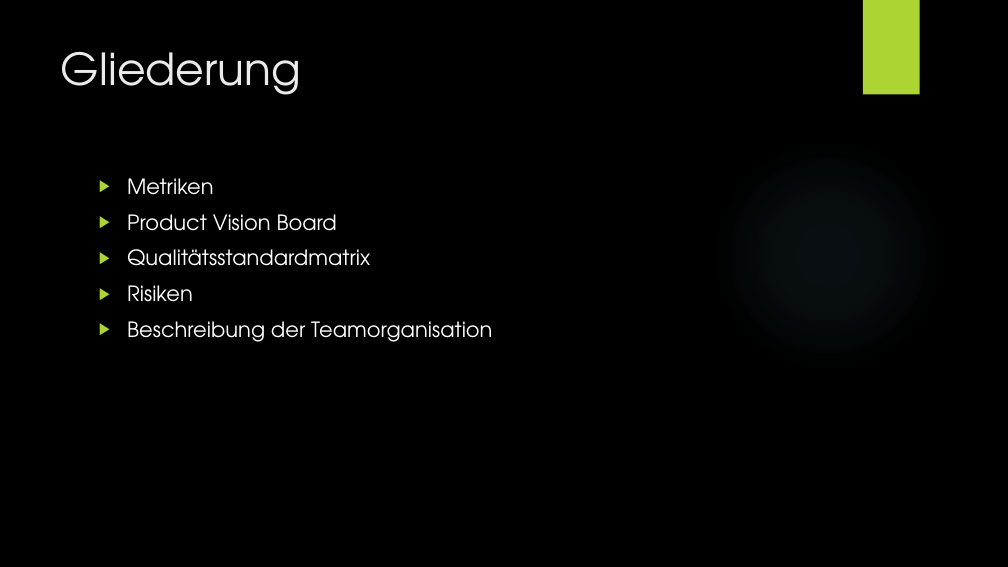
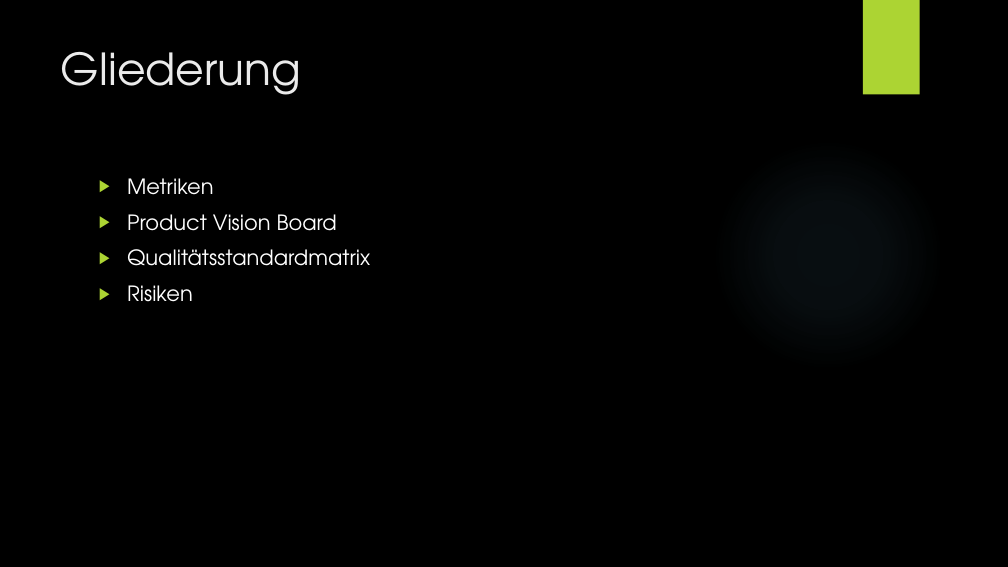
Before and after one commit to ConstantinKoch/DieOutlaws, a slide deck: slide 2 of Intelligent_Tanken.pptx. Drawn at 1008x567 pixels with LibreOffice and Linux fonts; fonts in the diff are those of the drawing; background and template pictures are left out. Boxes give left, top, right and bottom in pixels: in the first picture for what was removed or moved away, otherwise in the second. Text is boxed around its words. In the diff, an @@ line names an element or a change of style, - is before the commit and + after.

```diff
--- a/Intelligent_Tanken.pptx
+++ b/Intelligent_Tanken.pptx
@@ text at [127, 321, 492, 342]: paragraph removed @@
-▶ Beschreibung der Teamorganisation
```
Also in this commit, not shown: 1 other file.
